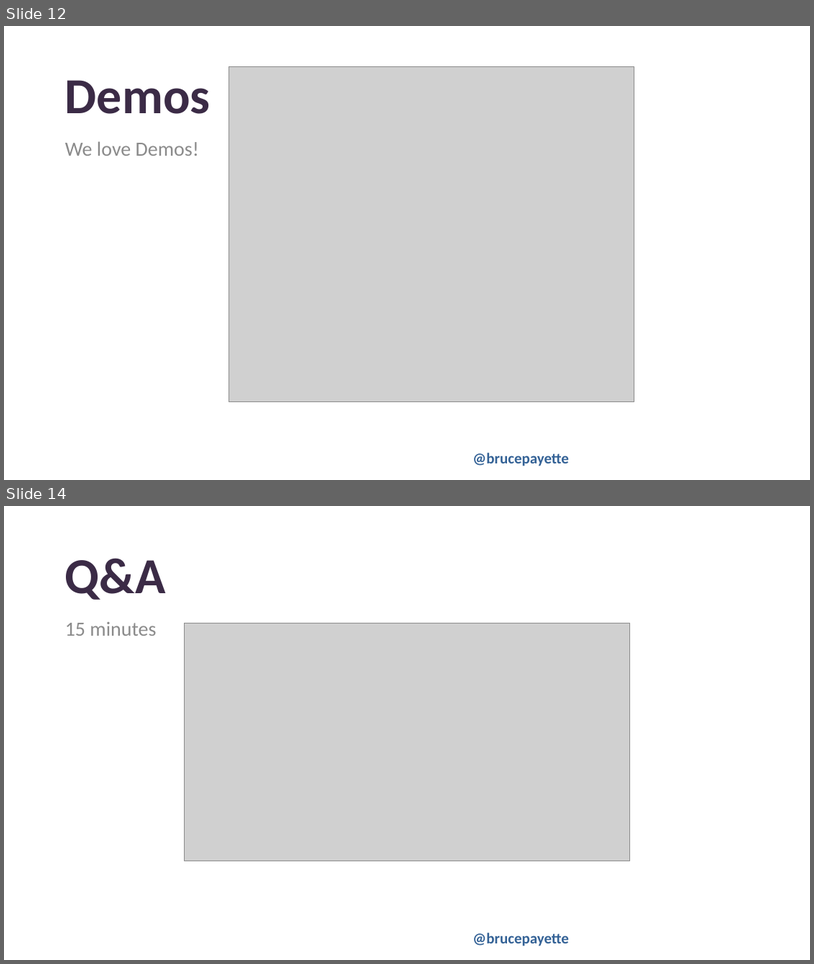
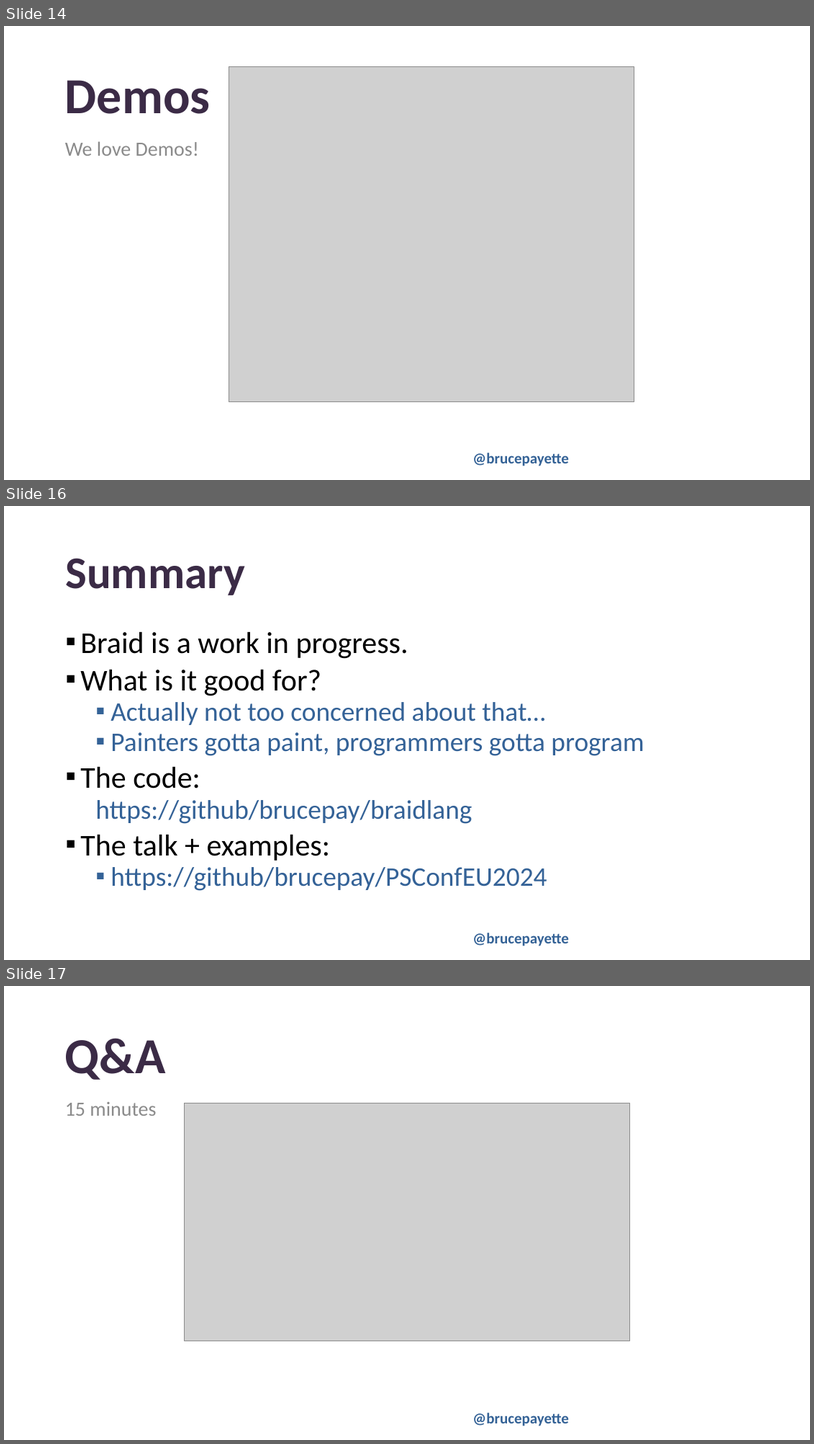
Before and after one commit to BrucePay/PSConfEU2024, a slide deck: payette_2024_braid.pptx. Shown one above the other, each under a label of ours: slides 12 and 14 before the commit, slides 14, 16 and 17 after it; the slides between them are not shown. The pictures are 814x964 and 814x1444 pixels, drawn with LibreOffice and Linux fonts; fonts in the diff are those of the drawing; grey boxes stand for pictures; background and template pictures are left out. Boxes give left, top, right and bottom in pixels: in the first picture for what was removed or moved away, otherwise in the second. Text is boxed around its words. In the diff, an @@ line names an element or a change of style, - is before the commit and + after.

Commit message:
Post presentations. The braid_examples.tl is a start at a tour of braid.

```diff
--- a/payette_2024_braid.pptx
+++ b/payette_2024_braid.pptx
@@ slide 16 added at (4, 506, 810, 960), background picture (left out); not listed: 1 template element that a slide beside it also shows @@
@@ title added at (65, 558, 244, 595), 54 pt, text #3B2B46, bold @@
+Summary
@@ text added at (80, 632, 644, 890), 32 pt, text #346297 @@
+▪ Braid is a work in progress.
+▪ What is it good for?
+  ▪ Actually not too concerned about that…
+  ▪ Painters gotta paint, programmers gotta program
+▪ The code:
+  https://github/brucepay/braidlang
+▪ The talk + examples:
+  ▪ https://github/brucepay/PSConfEU2024
@@ what was slide 12 is now slide 14 @@
@@ what was slide 14 is now slide 17 @@
```
Also in this commit, not shown: 7 slides changed, 2 other slides added, 1 other file.
